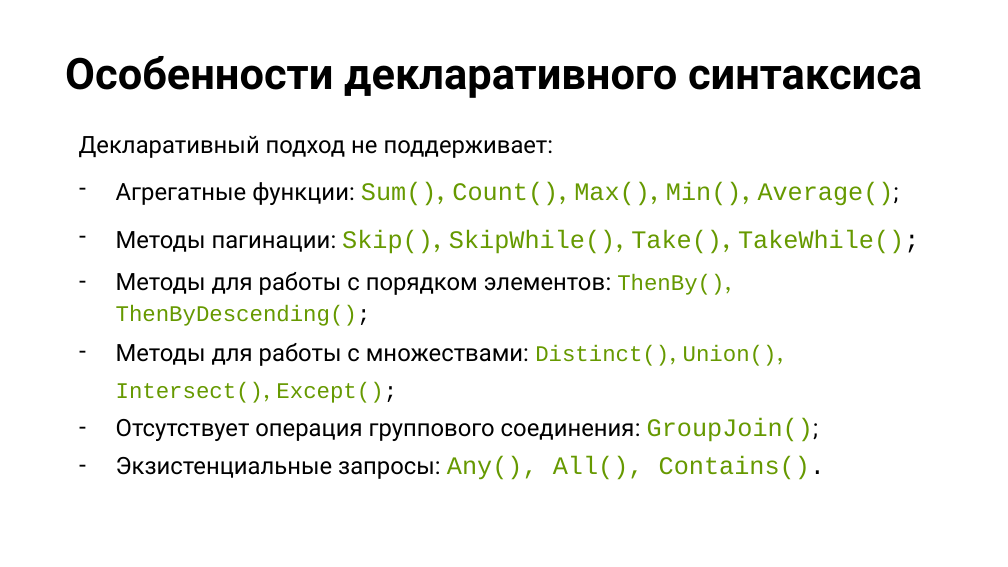
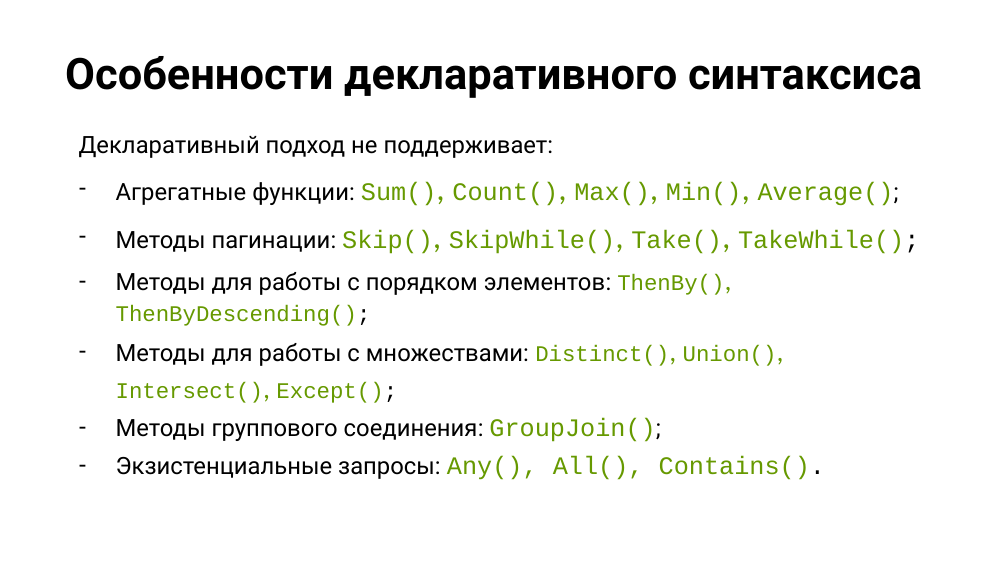
Before and after one commit to NilovPavel/LinqQueries, a slide deck: slide 18 of LinqQueries.pptx. Drawn at 1008x567 pixels with LibreOffice and Linux fonts; fonts in the diff are those of the drawing; background and template pictures are left out. Boxes give left, top, right and bottom in pixels: in the first picture for what was removed or moved away, otherwise in the second. Text is boxed around its words. In the diff, an @@ line names an element or a change of style, - is before the commit and + after.

```diff
--- a/LinqQueries.pptx
+++ b/LinqQueries.pptx
@@ text at <box>116,418,655,442</box>: text changed @@
-– Отсутствует операция группового соединения: GroupJoin();
+– Методы группового соединения: GroupJoin();
```
Also in this commit, not shown: 4 other slides changed, 2 slides removed, 1 other file.
